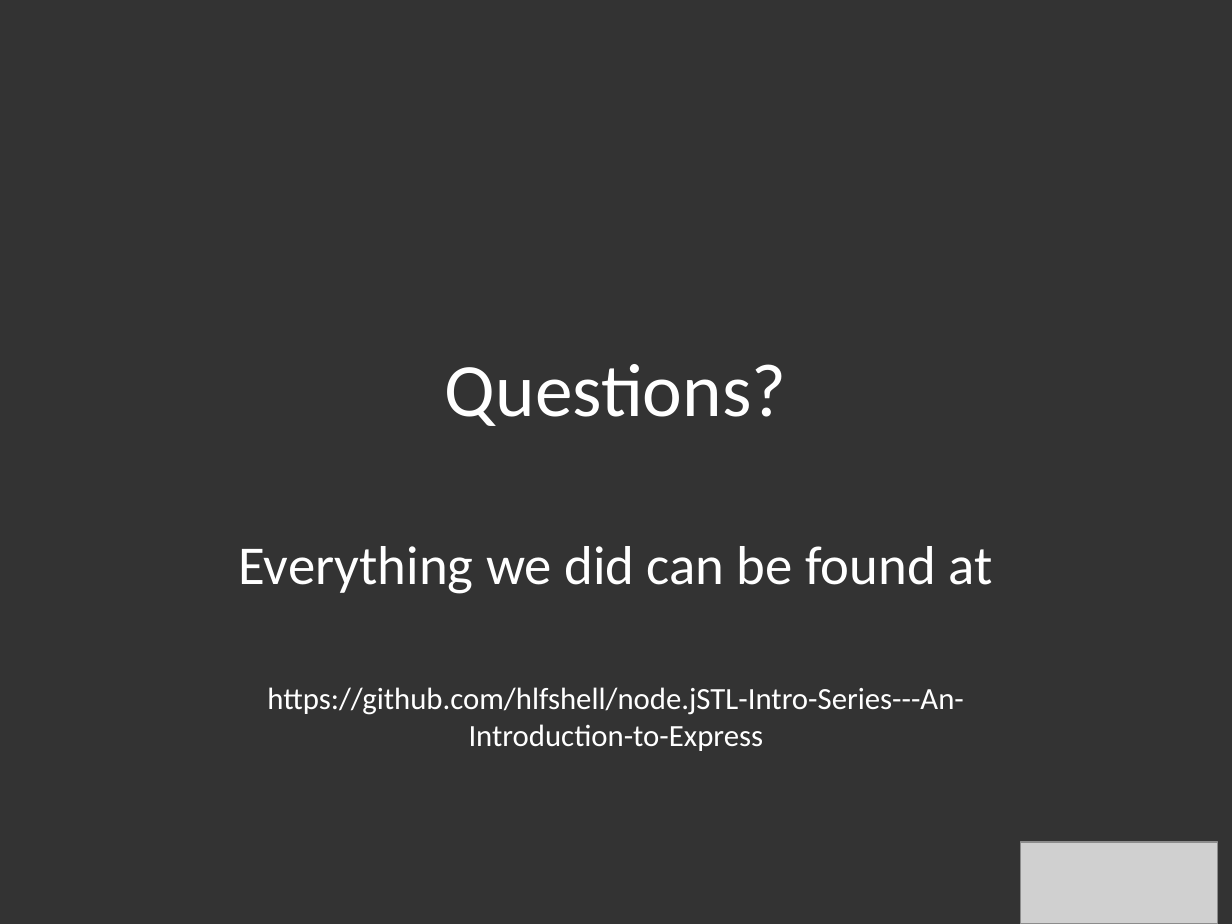
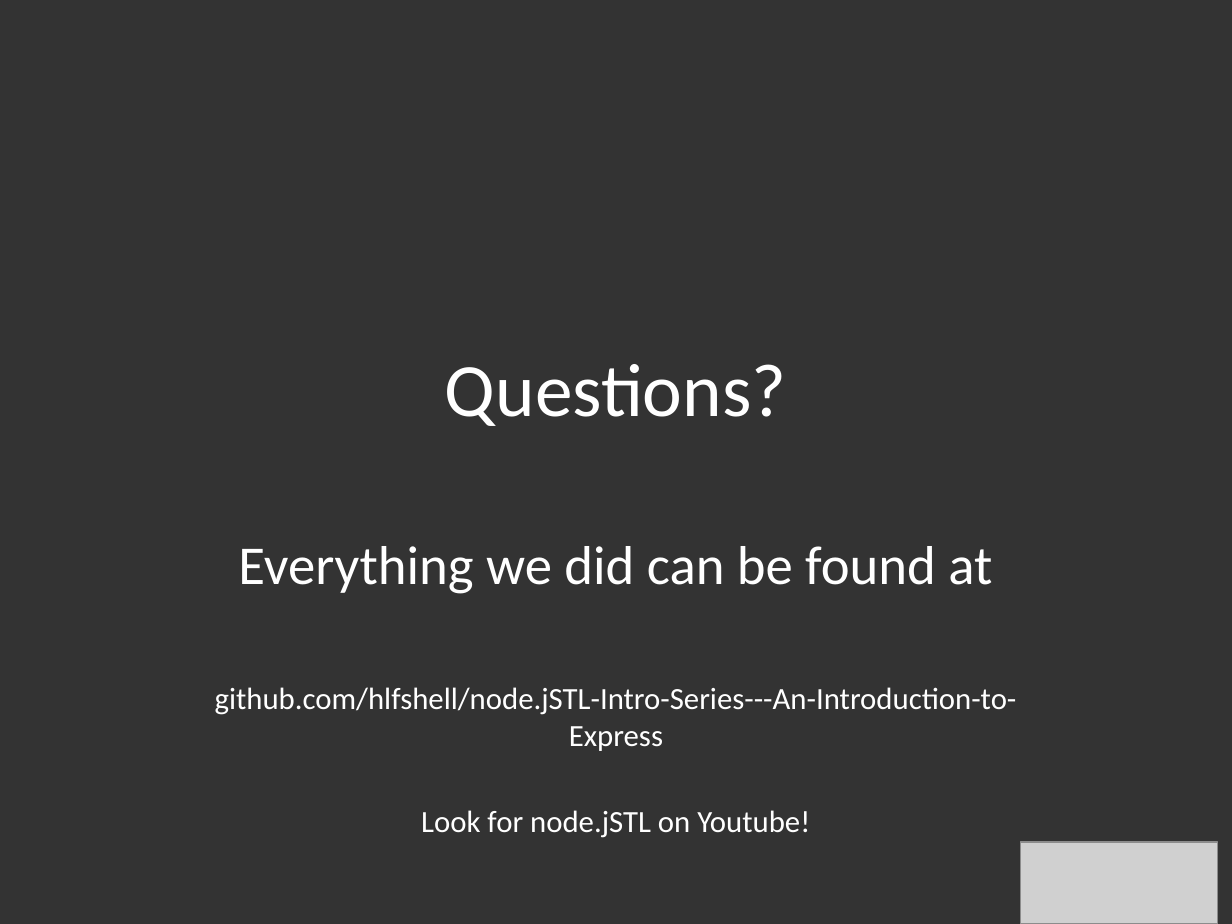
Before and after one commit to hlfshell/node.jSTL-Intro-Series---An-Introduction-to-Express, a slide deck: slide 30 of nodejs intro to express.pptx (slide 32 before the commit). Drawn at 1232x924 pixels with LibreOffice and Linux fonts; fonts in the diff are those of the drawing; grey boxes stand for pictures. Boxes give left, top, right and bottom in pixels: in the first picture for what was removed or moved away, otherwise in the second. Text is boxed around its words. In the diff, an @@ line names an element or a change of style, - is before the commit and + after.

```diff
--- a/nodejs intro to express.pptx
+++ b/nodejs intro to express.pptx
@@ subtitle at <box>215,687,1017,838</box>: text changed @@
-https://github.com/hlfshell/node.jSTL-Intro-Series---An-Introduction-to-Express
+github.com/hlfshell/node.jSTL-Intro-Series---An-Introduction-to-Express
+Look for node.jSTL on Youtube!
```
Also in this commit, not shown: 5 other slides changed, 2 slides added, 4 slides removed, 7 other files.
